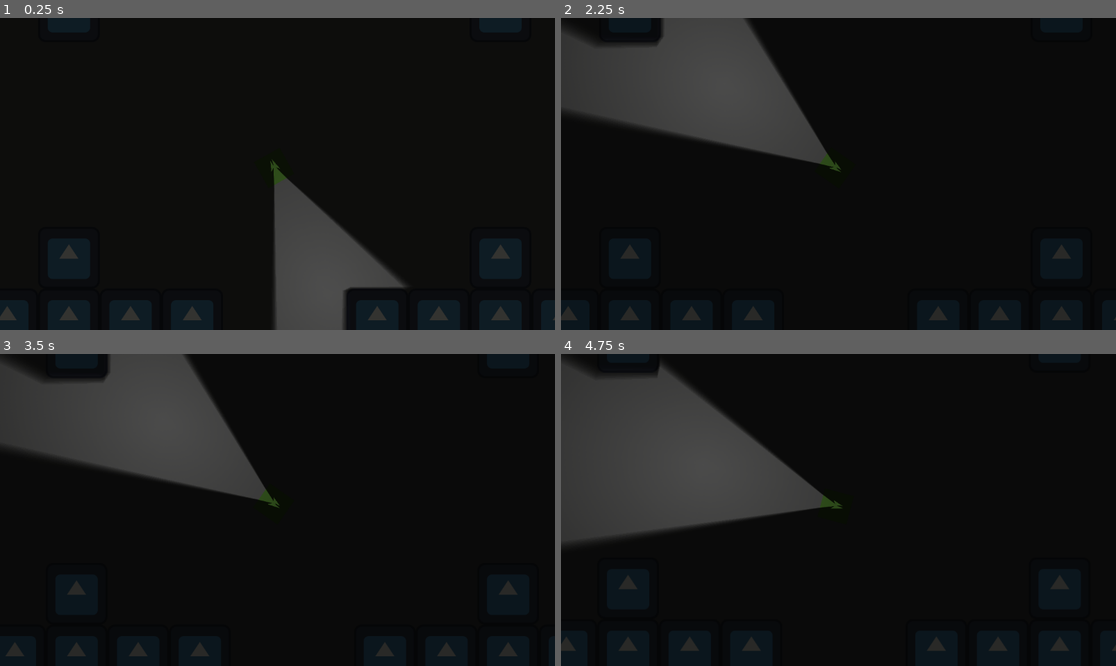
Above: before the commit, frames 1-4 (two rows, left to right).
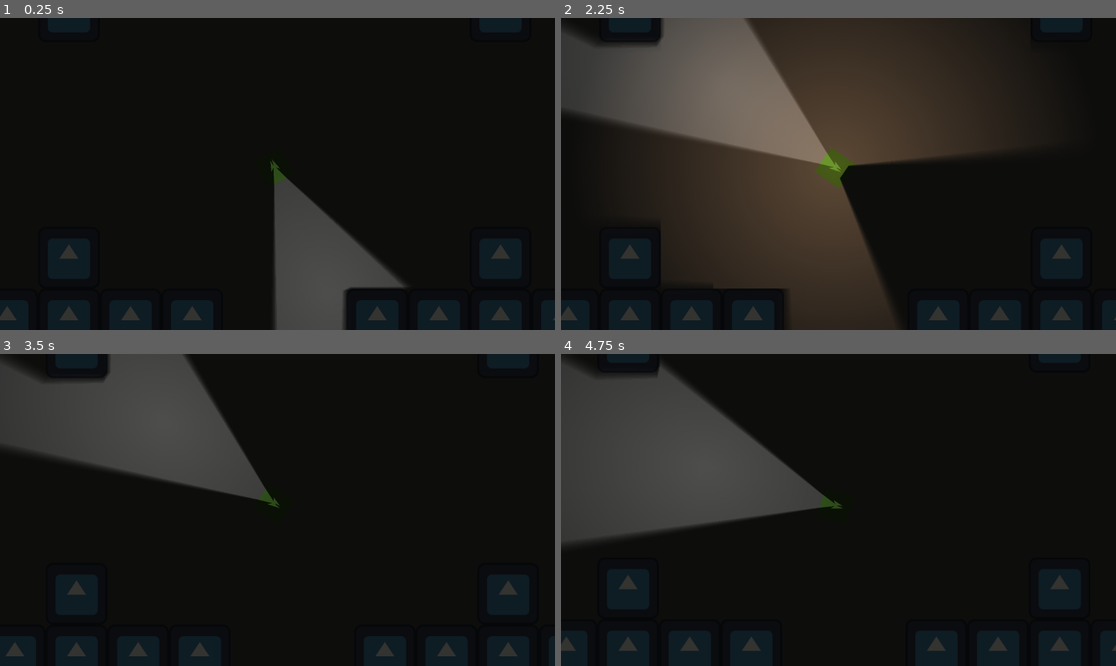
Above: after the commit, the same moments.

Repository: delaitaris/top-down-movement-game
Game: Godot game, scene res://scenes/game.tscn
Two runs of this game, one before a commit and one after it. Both use one fixed random seed, a clock stepped at 60 frames per second and the inputs below. The engine's default icon, where the game draws it, is replaced by a stand-in: a white triangle on a blue panel in a dark square.
Inputs (mouse positions are in pixels of both pictures, inside the frame that each line leads up to):
- Up to frame 1 (0.25 s): no input
- Up to frame 2 (2.25 s): tap Enter at 0.5, 2 s; move the mouse to (749, 105) at 0.52 s; tap 1 (1) at 0.6 s; click (749, 105) at 0.67 s; tap 2 (2) at 0.8, 1.35 s; tap Space at 1.25 s; click (749, 105) at 1.42 s; tap 3 (3) at 1.55, 2.1 s; click (749, 105) at 2.17 s
- Up to frame 3 (3.5 s): tap 4 (4) at 2.3, 2.85 s; tap Space at 2.75 s; click (188, 441) at 2.92 s; tap A (a) at 3.05 s
- Up to frame 4 (4.75 s): move the mouse to (1005, 556) at 3.52 s; tap A (a) at 3.6 s; click (1005, 556) at 3.67 s; tap D (d) at 3.8, 4.35 s; tap R (reload) at 4.15 s; move the mouse to (672, 463) at 4.27 s; click (672, 463) at 4.42 s; tap S (s) at 4.55 s

The runs differ from the first frame. In frame 2, 45% of the frame differs, in the area x 14-85%, y 0-100%; in frame 3, less than 0.1%; in frame 4, less than 0.1%.

Commit message:
did some magazine things and made the rifle shoot
self explanatory. a big buggy with the mags, easy enough to fix with some time though. the flash keeps happening for pistols and the shotguns are just weird.

Diff:
--- a/scenes/character.tscn
+++ b/scenes/character.tscn
@@ -176,7 +176,7 @@
 one_shot = true
 
 [node name="CanvasModulate" type="CanvasModulate" parent="LightDarkener" unique_id=1396223506]
-color = Color(0.19877312, 0.19877347, 0.18961895, 1)
+color = Color(0.2, 0.2, 0.188, 1)
 
 [node name="PistolReload" type="AudioStreamPlayer2D" parent="." unique_id=1287440510]
 stream = ExtResource("7_2cgup")
--- a/scripts/character.gd
+++ b/scripts/character.gd
@@ -14,7 +14,6 @@
 @onready var pistolreloadsfx: AudioStreamPlayer2D = $PistolReload
 @onready var pistolshootcooldown: Timer = $Muzzle/ShootCooldown
 
-
 @export_range(0.0, 180.0) var cone_angle_degrees := 60.0
 @export var bullet_scene: PackedScene
 
@@ -29,8 +28,14 @@
 var shootcooldown = false
 var reloading = false
 var cooldowntime = 1
-var current_gun = Gun.PISTOL
-var magazine = 1
+var current_gun = Gun.UNARMED
+var pistolmagazine = 1
+var pistolmagazinemax = 1
+var riflemagazine = 1
+var riflemagazinemax = 1
+var shotgunmagazine = 1
+var shotgunmagazinemax = 1
+
 
 func _ready() -> void:
 	muzzleflash.shadow_enabled = true
@@ -43,13 +48,15 @@
 	sprite.look_at(mouse_pos)
 	muzzle.look_at(mouse_pos)
 	muzzleblock.look_at(mouse_pos)
-
 	if current_gun == Gun.PISTOL:
 		cooldowntime = 0.2
 	if current_gun == Gun.RIFLE:
-		cooldowntime = 0.1
+		cooldowntime = 0.8
 	if current_gun == Gun.SHOTGUN:
 		cooldowntime = 0.8
+
+	if Input.is_action_pressed("shoot") and !shootcooldown and !reloading and current_gun == Gun.RIFLE:
+		shoot_auto()
 
 #movement
 func _physics_process(_delta: float) -> void:
@@ -125,28 +132,21 @@
 	east = false
 
 func _unhandled_input(_event: InputEvent) -> void:
-	if Input.is_action_just_pressed("shoot") and !shootcooldown and !reloading:
+	if Input.is_action_just_pressed("shoot") and !shootcooldown and !reloading and current_gun != Gun.RIFLE:
 		if current_gun == Gun.PISTOL:
 			shoot()
-			magazine -= 1
-			if magazine <= 0:
-				magazine = 0
+			pistolmagazine -= 1
+			if pistolmagazine <= 0:
+				pistolmagazine = 0
 			pistolshootcooldown.start(cooldowntime)
 			shootcooldown = true
 		if current_gun == Gun.SHOTGUN:
 			shoot()
-			magazine -= 1
-			if magazine <= 0:
-				magazine = 0
+			shotgunmagazine -= 1
+			if shotgunmagazine <= 0:
+				shotgunmagazine = 0
 			pistolshootcooldown.start(cooldowntime)
 			shootcooldown = true
-	elif Input.is_action_pressed("shoot") and !shootcooldown and !reloading and current_gun == Gun.RIFLE:
-		shoot()
-		magazine -= 1
-		if magazine <= 0:
-			magazine = 0
-		pistolshootcooldown.start(cooldowntime)
-		shootcooldown = true
 	else:
 		pass
 
@@ -158,16 +158,17 @@
 
 	if Input.is_action_just_pressed("1"):
 		current_gun = Gun.UNARMED
-		magazine = 0
+		shootcooldown = true
 	elif Input.is_action_just_pressed("2"):
 		current_gun = Gun.PISTOL
-		magazine = 7
+		shootcooldown = false
+		pistolmagazinemax = 7
 	elif Input.is_action_just_pressed("3"):
 		current_gun = Gun.RIFLE
-		magazine = 30
+		riflemagazinemax = 30
 	elif Input.is_action_just_pressed("4"):
 		current_gun = Gun.SHOTGUN
-		magazine = 5
+		shotgunmagazinemax = 5
 
 
 func shoot() -> void:
@@ -175,14 +176,35 @@
 	$Muzzleflash.texture_scale = randf_range(4, 6)
 	$Muzzleflash.energy = randf_range(1.5, 2.5)
 
-	if magazine != 0:
+	if pistolmagazine != 0:
+		muzzleflash.enabled = true
+		timerflash.start()
+	if shotgunmagazine != 0:
 		muzzleflash.enabled = true
 		timerflash.start()
 	if not bullet_scene:
 		return
 	bullet.global_position = muzzle.global_position
 	bullet.global_rotation = muzzle.global_rotation
-	if magazine != 0:
+	if pistolmagazine != 0 and current_gun != Gun.RIFLE:
+		get_tree().current_scene.add_child(bullet)
+	if shotgunmagazine != 0 and current_gun != Gun.RIFLE:
+		get_tree().current_scene.add_child(bullet)
+
+func shoot_auto() -> void:
+	var bullet = bullet_scene.instantiate()
+	if current_gun == Gun.RIFLE and riflemagazine != 0:
+		pistolshootcooldown.wait_time = 0.1
+		pistolshootcooldown.start()
+		muzzleflash.enabled = true
+		timerflash.start()
+	if not bullet_scene:
+		return
+	bullet.global_position = muzzle.global_position
+	bullet.global_rotation = muzzle.global_rotation
+	if riflemagazine != 0 and shootcooldown == false:
+		riflemagazine -= 1
+		shootcooldown = true
 		get_tree().current_scene.add_child(bullet)
 
 
@@ -194,19 +216,19 @@
 
 func reload() -> void:
 	if current_gun == Gun.PISTOL:
-		if magazine < 7:
+		if pistolmagazine < 7:
 			reloading = true
 			reloadtimer.start()
 			if pistolreloadsfx.playing == false:
 				pistolreloadsfx.play()
 	if current_gun == Gun.RIFLE:
-		if magazine < 30:
+		if pistolmagazine < 30:
 			reloading = true
 			reloadtimer.start()
 			if pistolreloadsfx.playing == false:
 				pistolreloadsfx.play()
 	if current_gun == Gun.SHOTGUN:
-		if magazine < 5:
+		if pistolmagazine < 5:
 			reloading = true
 			reloadtimer.start()
 			if pistolreloadsfx.playing == false:
@@ -217,18 +239,18 @@
 func _on_timer_timeout() -> void:
 	muzzleflash.enabled = false
 	lightdarkentimer.start()
-	lightdarkencanvas.color = Color(0.115, 0.115, 0.115, 1.0)
+	lightdarkencanvas.color = Color(Color(0.2, 0.2, 0.188))
 
 func _on_light_darkener_timeout() -> void:
-	lightdarkencanvas.color = Color(0.161, 0.161, 0.153, 1.0)
+	lightdarkencanvas.color = Color(Color(0.2, 0.2, 0.188))
 
 func _on_reload_timeout() -> void:
 	if current_gun == Gun.PISTOL:
-		magazine = 7
+		pistolmagazine = pistolmagazinemax
 	if current_gun == Gun.RIFLE:
-		magazine = 30
+		riflemagazine = riflemagazinemax
 	if current_gun == Gun.SHOTGUN:
-		magazine = 5
+		shotgunmagazine = shotgunmagazinemax
 	reloading = false
 
 func _on_shoot_cooldown_timeout() -> void:
